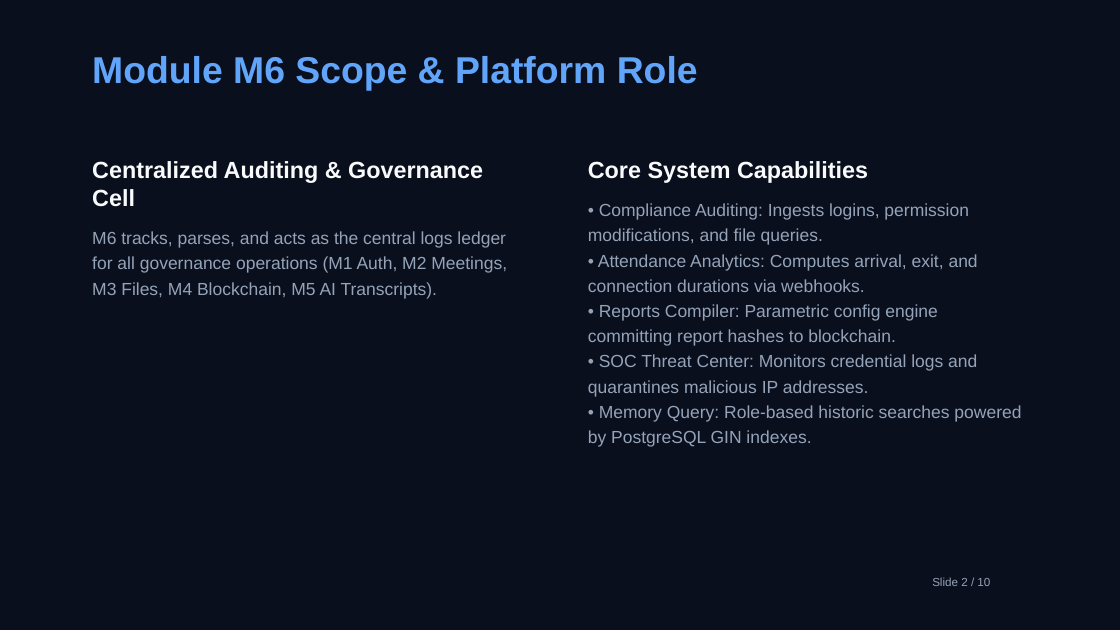
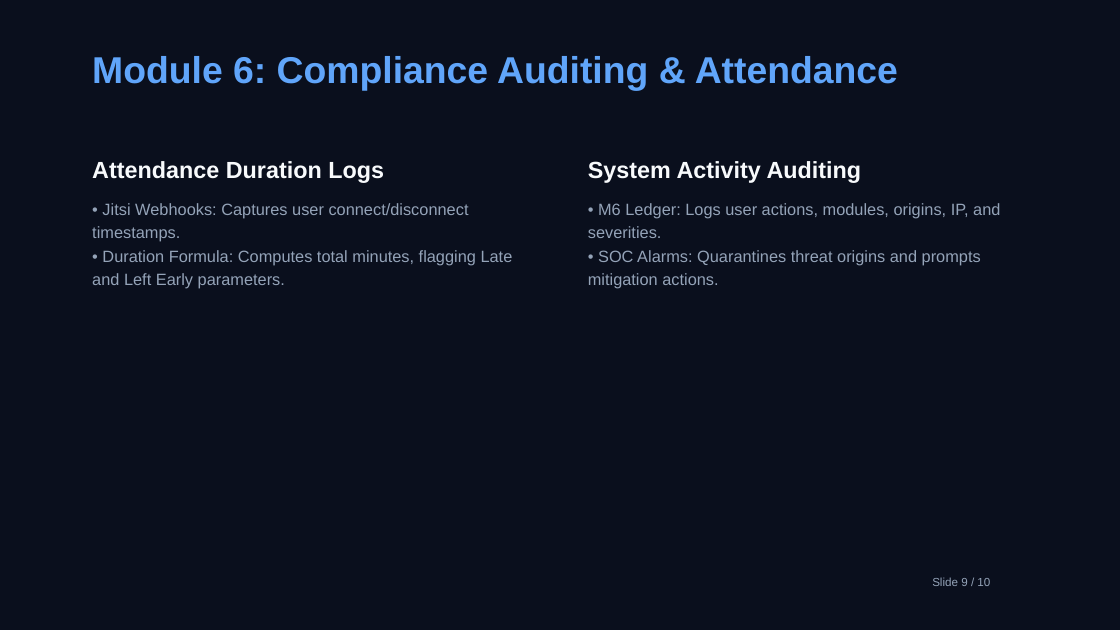
Before and after one commit to malay1197/aicte-m6-governance, a slide deck: slide 9 of AICTE_M6_Presentation_Detailed.pptx (slide 2 before the commit). Drawn at 1120x630 pixels with LibreOffice and Linux fonts; fonts in the diff are those of the drawing. Boxes give left, top, right and bottom in pixels: in the first picture for what was removed or moved away, otherwise in the second. Text is boxed around its words. In the diff, an @@ line names an element or a change of style, - is before the commit and + after.

```diff
--- a/AICTE_M6_Presentation_Detailed.pptx
+++ b/AICTE_M6_Presentation_Detailed.pptx
@@ text at (92,56,898,91): text changed @@
-Module M6 Scope & Platform Role
+Module 6: Compliance Auditing & Attendance
@@ text at (92,161,513,289): text changed; size 15 to 14 pt @@
-Centralized Auditing & Governance Cell
-M6 tracks, parses, and acts as the central logs ledger for all governance operations (M1 Auth, M2 Meetings, M3 Files, M4 Blockchain, M5 AI Transcripts).
+Attendance Duration Logs
+• Jitsi Webhooks: Captures user connect/disconnect timestamps.
+• Duration Formula: Computes total minutes, flagging Late and Left Early parameters.
@@ text at (588,161,1000,289): text changed; size 15 to 14 pt @@
-Core System Capabilities
-• Compliance Auditing: Ingests logins, permission modifications, and file queries.
-• Attendance Analytics: Computes arrival, exit, and connection durations via webhooks.
-• Reports Compiler: Parametric config engine committing report hashes to blockchain.
-• SOC Threat Center: Monitors credential logs and quarantines malicious IP addresses.
-• Memory Query: Role-based historic searches powered by PostgreSQL GIN indexes.
+System Activity Auditing
+• M6 Ledger: Logs user actions, modules, origins, IP, and severities.
+• SOC Alarms: Quarantines threat origins and prompts mitigation actions.
@@ text at (932,577,990,586): text changed @@
-Slide 2 / 10
+Slide 9 / 10
```
Also in this commit, not shown: 2 other slides changed, 7 slides added, 7 slides removed, 1 other file.
